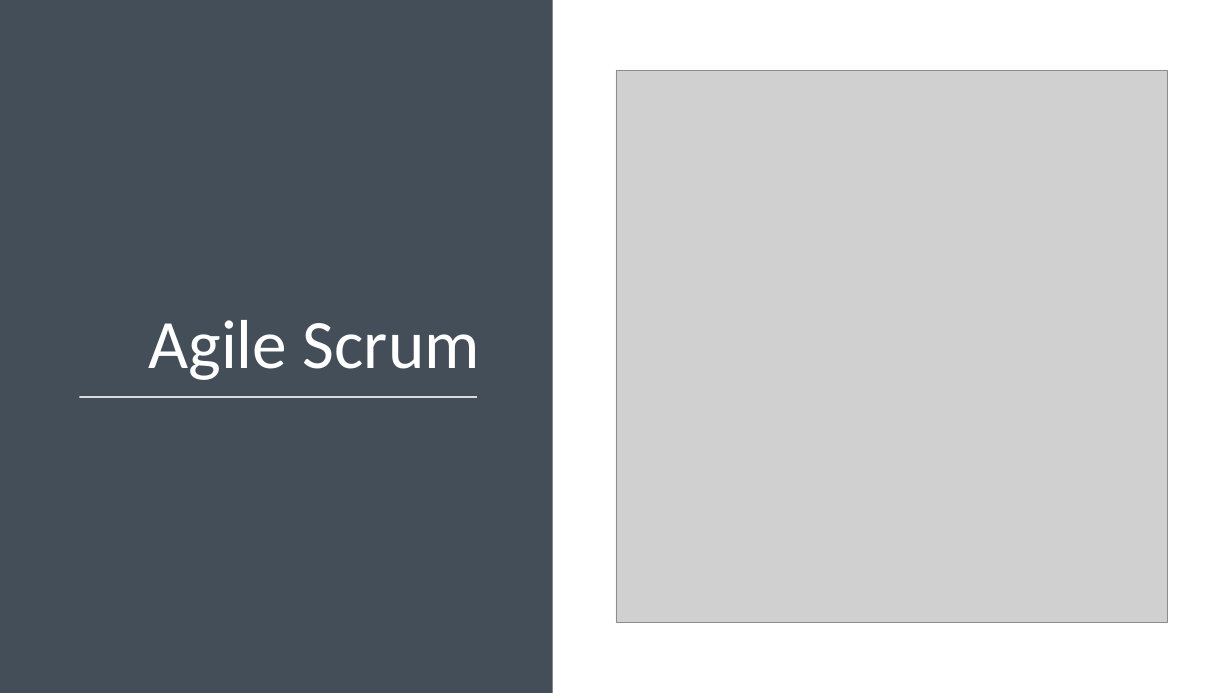
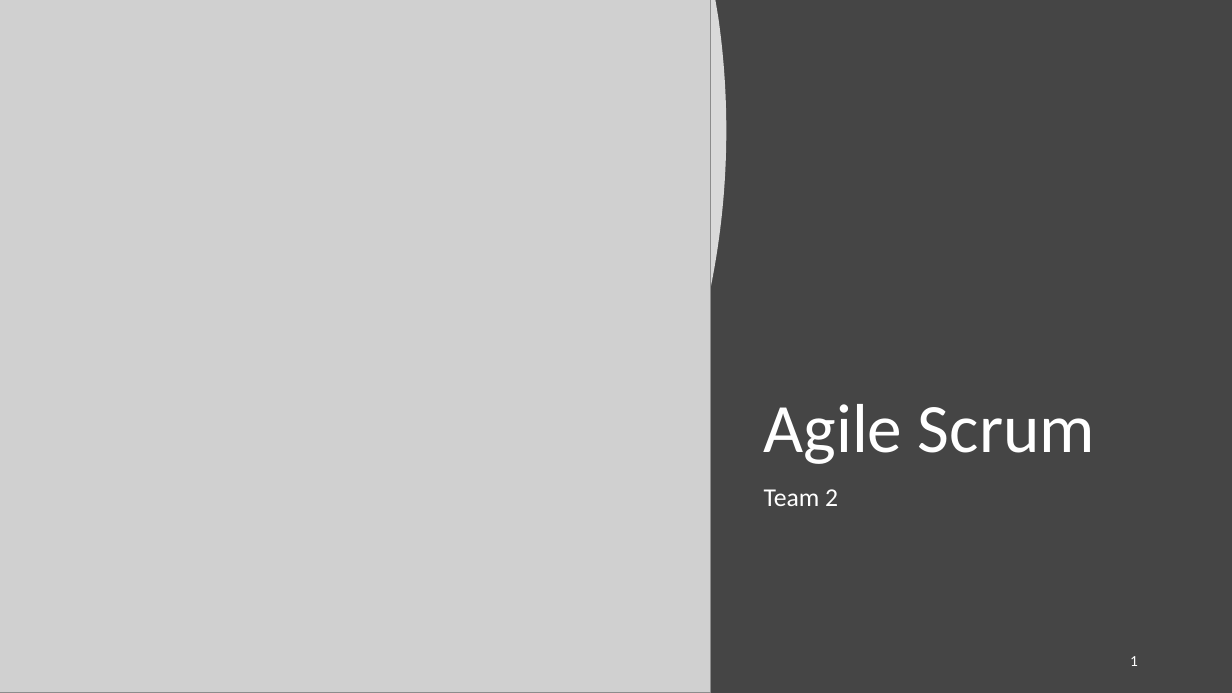
Before and after one commit to ahykho/Scrum-Team-2, a slide deck: slide 1 of Agile Scrum.pptx. Drawn at 1232x693 pixels with LibreOffice and Linux fonts; fonts in the diff are those of the drawing; grey boxes stand for pictures. Boxes give left, top, right and bottom in pixels: in the first picture for what was removed or moved away, otherwise in the second. Text is boxed around its words. In the diff, an @@ line names an element or a change of style, - is before the commit and + after.

```diff
--- a/Agile Scrum.pptx
+++ b/Agile Scrum.pptx
@@ background #FFFFFF to #454545 @@
@@ picture: place and size @@
-picture at bbox=[616, 71, 1168, 623]
+picture at bbox=[0, 0, 711, 693]
@@ rectangle removed at bbox=[0, 0, 553, 693] @@
@@ freeform shape added at bbox=[0, 0, 726, 693], fill #FFFFFF at 80% opacity @@
@@ title "Agile Scrum": place and size @@
-title "Agile Scrum" at bbox=[148, 320, 480, 380]
+title "Agile Scrum" at bbox=[764, 404, 1095, 464]
@@ title "Agile Scrum" at bbox=[764, 404, 1095, 464]: alignment right to left @@
@@ line removed from (79, 397) to (477, 397) @@
@@ subtitle added at bbox=[764, 489, 838, 506], 20 pt, text #FFFFFF @@
+Team 2
@@ page number added at bbox=[1130, 656, 1138, 666], 12 pt, text #FFFFFF @@
+1
```
Also in this commit, not shown: 1 other slide changed, 11 slides added, 3 slides removed, 1 other file.
